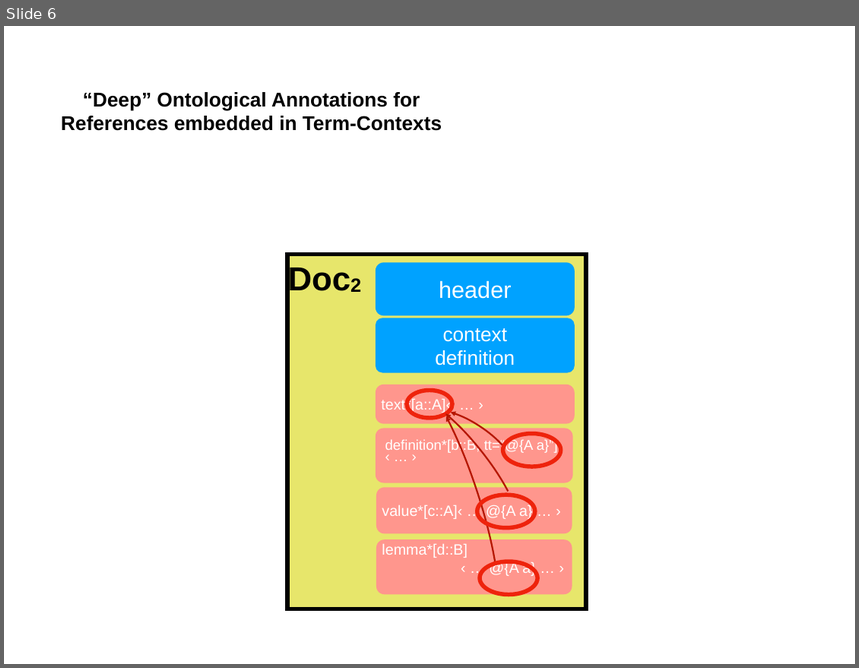
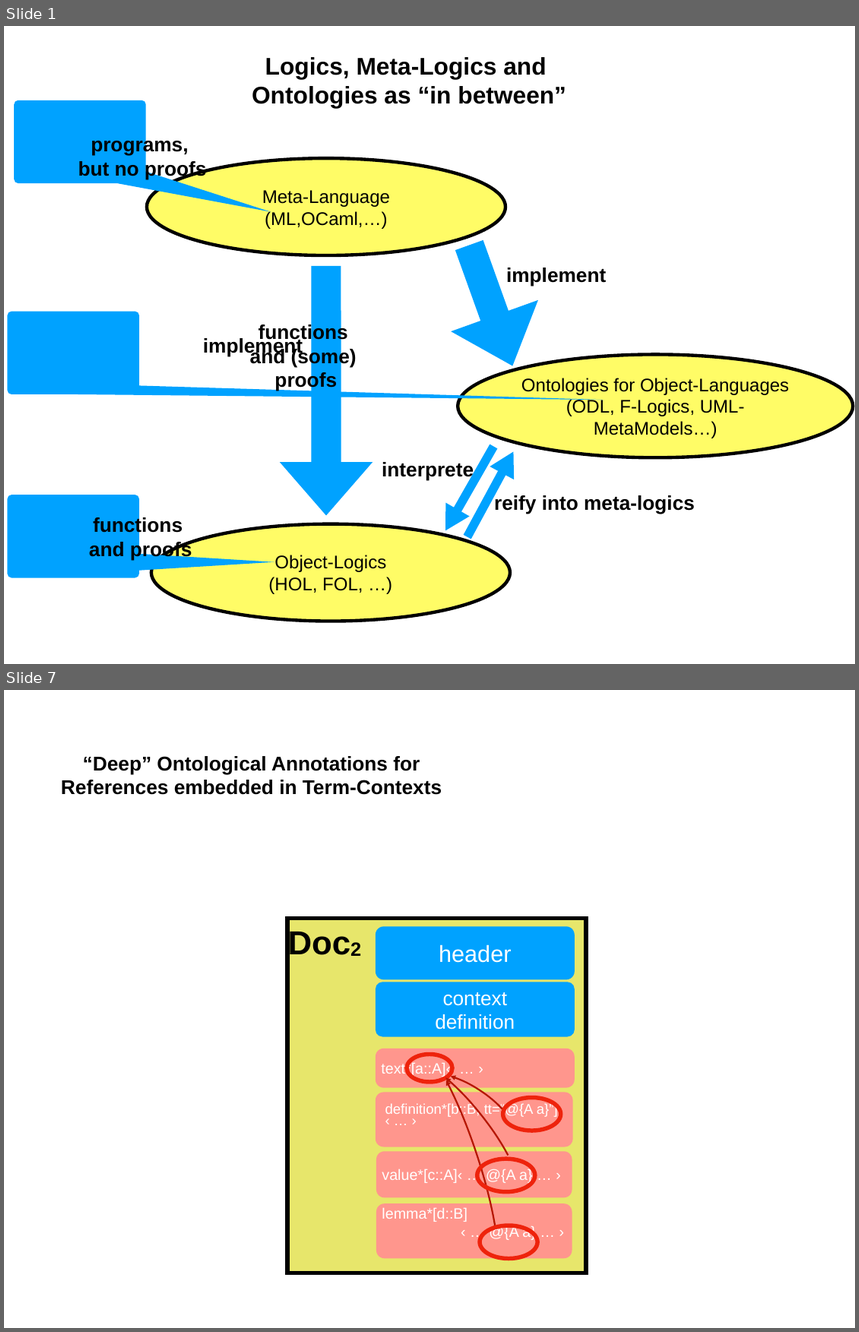
Before and after one commit to logicalhacking/Isabelle_DOF, a slide deck: Isabelle_DOF/document/figures/document-model.pptx. Shown one above the other, each under a label of ours: slide 6 before the commit, slides 1 and 7 after it; the slides between them are not shown. The pictures are 859x668 and 859x1332 pixels, drawn with LibreOffice and Linux fonts; fonts in the diff are those of the drawing. Boxes give left, top, right and bottom in pixels: in the first picture for what was removed or moved away, otherwise in the second. Text is boxed around its words. In the diff, an @@ line names an element or a change of style, - is before the commit and + after.

```diff
--- a/Isabelle_DOF/document/figures/document-model.pptx
+++ b/Isabelle_DOF/document/figures/document-model.pptx
@@ slide 1 added at [4, 26, 855, 664], background #FFFFFF @@
@@ text added at [252, 57, 566, 108], 29 pt, text #000000, bold @@
+Logics, Meta-Logics and
+Ontologies as “in between”
@@ freeform shape added at [14, 100, 271, 212], fill #00A2FF, 24 pt, text #000000, bold @@
+programs,
+but no proofs
@@ ellipse added at [147, 158, 506, 256], fill #FFFC66, outline #000000 4 pt, 22 pt, text #000000 @@
+Meta-Language
+(ML,OCaml,…)
@@ right arrow added at [426, 230, 557, 382], fill #00A2FF @@
@@ right arrow added at [280, 266, 373, 515], fill #00A2FF @@
@@ text added at [506, 268, 606, 287], 24 pt, text #000000, bold @@
+implement
@@ freeform shape added at [8, 312, 605, 400], fill #00A2FF, 24 pt, text #000000, bold @@
+functions
+and (some)
+proofs
@@ text added at [203, 337, 303, 357], 24 pt, text #000000, bold @@
+implement
@@ ellipse added at [458, 354, 853, 458], fill #FFFC66, outline #000000 4 pt, 22 pt, text #000000 @@
+Ontologies for Object-Languages
+(ODL, F-Logics, UML-MetaModels…)
@@ right arrow added at [433, 439, 506, 537], fill #00A2FF @@
@@ right arrow added at [455, 446, 526, 544], fill #00A2FF @@
@@ text added at [382, 462, 474, 481], 24 pt, text #000000, bold @@
+interprete
@@ freeform shape added at [8, 495, 274, 579], fill #00A2FF, 24 pt, text #000000, bold @@
+functions
+and proofs
@@ text added at [494, 494, 695, 515], 24 pt, text #000000, bold @@
+reify into meta-logics
@@ ellipse added at [151, 525, 510, 622], fill #FFFC66, outline #000000 4 pt, 22 pt, text #000000 @@
+Object-Logics
+(HOL, FOL, …)
@@ what was slide 6 is now slide 7 @@
```
Also in this commit, not shown: 5 slides changed, 3 other files.
